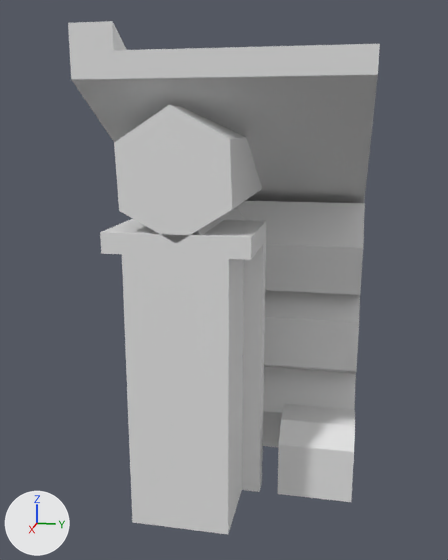
The OBJ model Fabryca/resources/meshes/house2.obj, before and after one commit.
One viewpoint serves both versions: a 50 mm lens placed at (2.159, 0.443, 1.229), pointed at (0.013, 0.014, 0.692). Every picture has the same lights, and +X, +Y and +Z are marked at lower left. Where no turn or scale is listed for an object, it has been applied to the vertices. Vertices at the same position are counted once.

In view in the first picture: 'house2'.
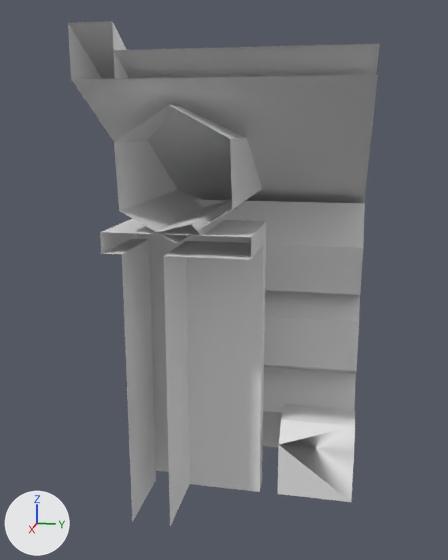
Changed parts and their boxes [x1, y1, x2, y2] in the pictures (448 x 560 px):
'house2', reshaped
    before: [68, 21, 380, 534]
    after: [68, 21, 380, 526]
part 1 of me_house2, cut back
    before: [68, 21, 380, 534]
    after: [164, 241, 263, 526]

Edits to the bpy script that builds the scene:
```text
Change me_house2:
    used by ob_house2; location = (0.0, 0.0, 0.0)
    remove me_house2.from_pydata(...)  # 158 vertices, 239 faces; spans x -0.53..0.5, y -0.31..0.5, z -0.02..1.5
    add me_house2.from_pydata(...)  # 158 vertices, 193 faces; spans x -0.53..0.5, y -0.31..0.5, z -0.02..1.5
    me_house2 part 1
    3 vertices are removed from x 0.25..0.5, y 0.12..0.13, z 0.0..0.88
    50 faces are deleted
    1 vertex moves from x 0.25, y 0.13, z 0.88 to x 0.25, y -0.06, z 0.88
    3 vertices are added at (0.25, -0.06, 0.0), (0.5, -0.06, 0.88), (0.5, -0.06, 0.0)
    4 new faces join them
```
